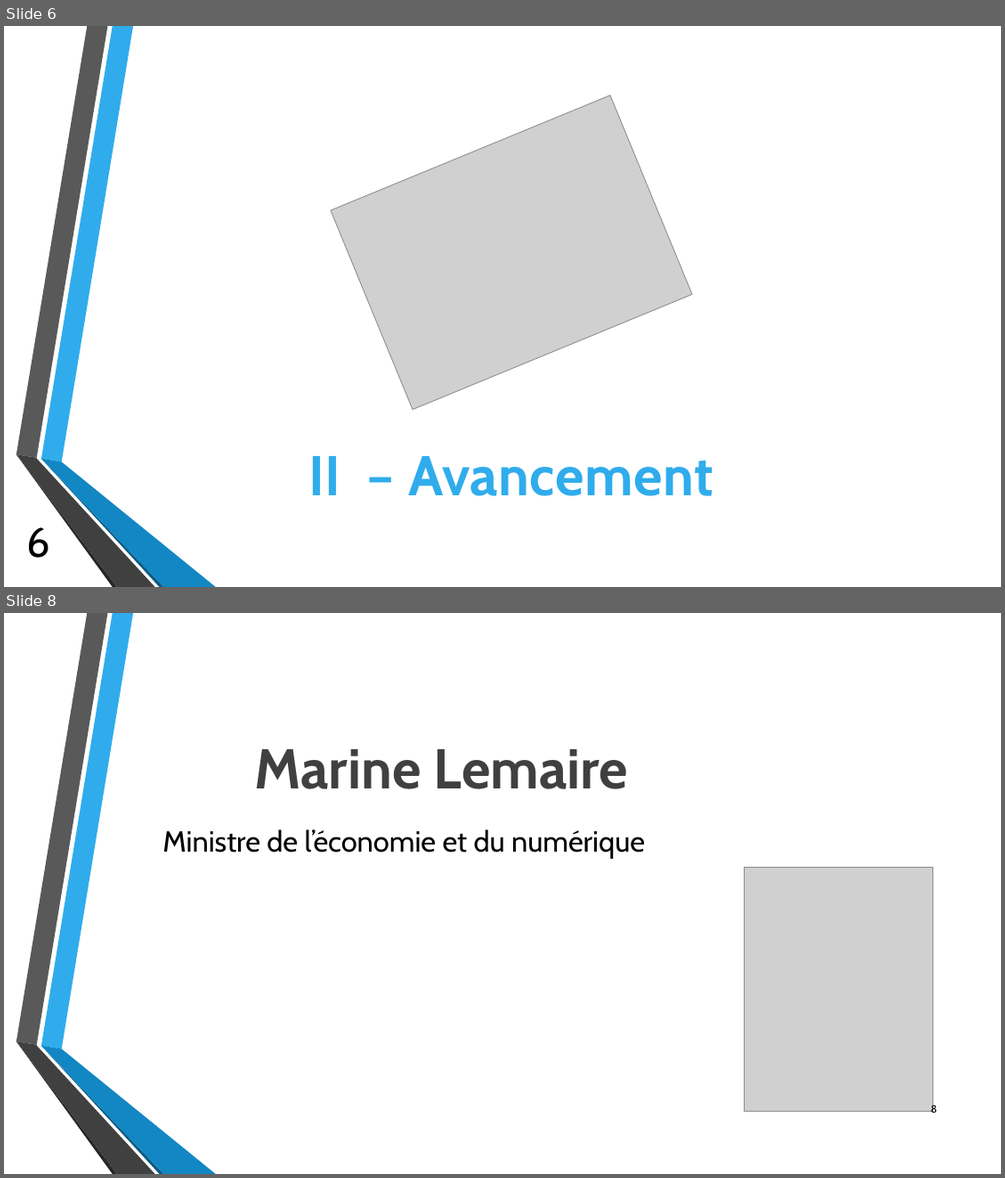
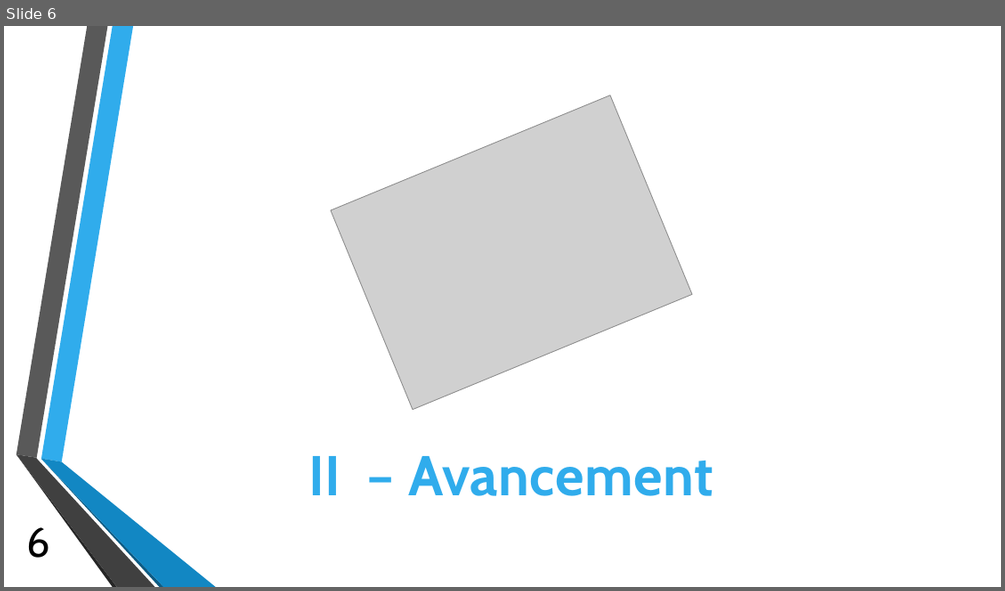
Before and after one commit to cbourree/CFM---Mindstorms, a slide deck: Diapo/V2_by_Ch.pptx. Shown one above the other, each under a label of ours: slides 6 and 8 before the commit, slide 6 after it; the slides between them are not shown. The pictures are 1005x1178 and 1005x591 pixels, drawn with LibreOffice and Linux fonts; fonts in the diff are those of the drawing; grey boxes stand for pictures; background and template pictures are left out. Boxes give left, top, right and bottom in pixels: in the first picture for what was removed or moved away, otherwise in the second. Text is boxed around its words. In the diff, an @@ line names an element or a change of style, - is before the commit and + after.

```diff
--- a/Diapo/V2_by_Ch.pptx
+++ b/Diapo/V2_by_Ch.pptx
@@ slide 8 removed at [4,613,1001,1174], background picture (left out); not listed: 6 template elements that a slide beside it also shows @@
@@ text removed at [254,749,628,789] @@
-Marine Lemaire
@@ text removed at [162,829,645,858] @@
-Ministre de l’économie et du numérique
@@ picture removed at [744,868,933,1111] @@
@@ page number removed at [930,1104,937,1116] @@
-8
```
Also in this commit, not shown: 1 slide changed, 2 slides added, 3 other slides removed, 1 other file.
